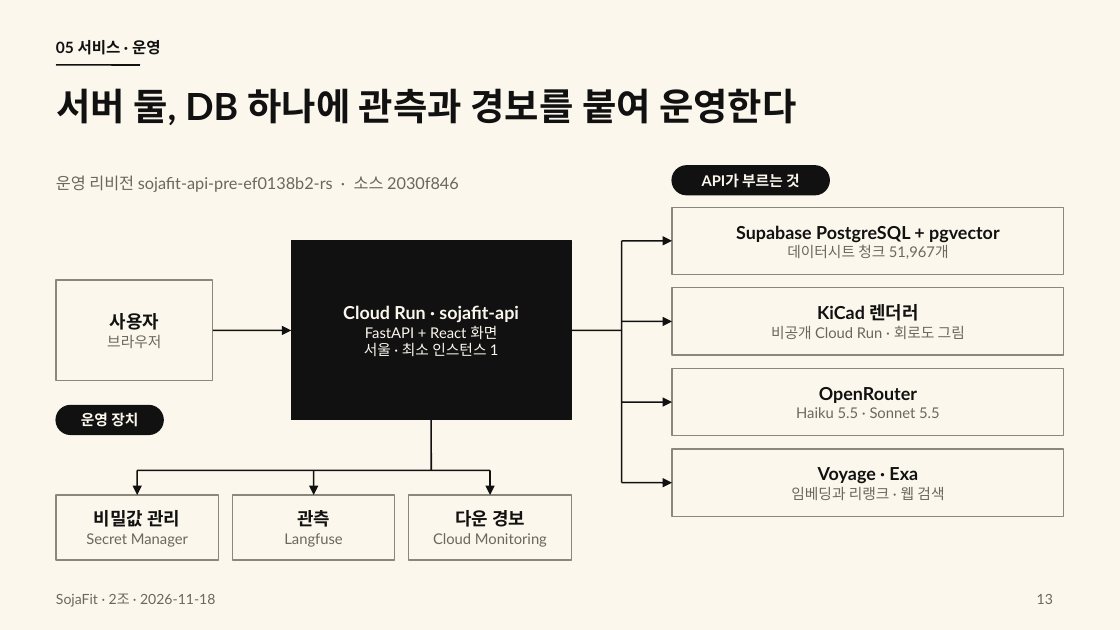
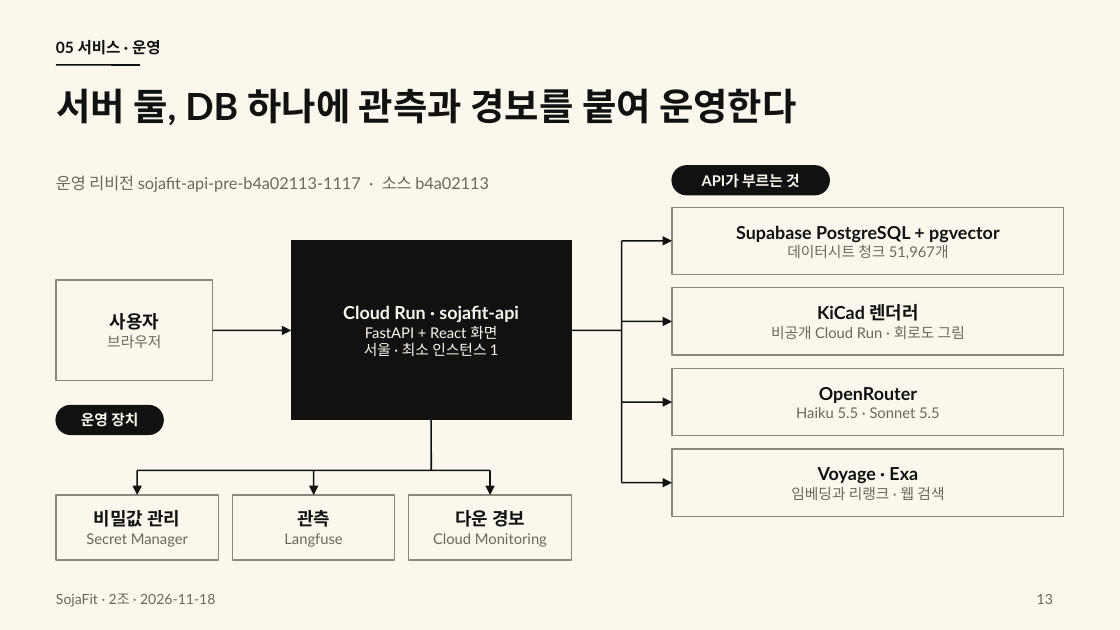
Before and after one commit to HJU5022/SojaFit, a slide deck: slide 13 of docs/deliverables/presentation/sojafit-final-2026-11-18.pptx. Drawn at 1120x630 pixels with LibreOffice and Linux fonts; fonts in the diff are those of the drawing. Boxes give left, top, right and bottom in pixels: in the first picture for what was removed or moved away, otherwise in the second. Text is boxed around its words. In the diff, an @@ line names an element or a change of style, - is before the commit and + after.

Commit message:
docs: 운영 리비전을 sojafit-api-pre-b4a02113-1117(랜딩 그림 4장)로 바꾼 기록과 덱 13장 리비전

```diff
--- a/docs/deliverables/presentation/sojafit-final-2026-11-18.pptx
+++ b/docs/deliverables/presentation/sojafit-final-2026-11-18.pptx
@@ text at <box>56,175,489,192</box>: text changed @@
-운영 리비전 sojafit-api-pre-ef0138b2-rs · 소스 2030f846
+운영 리비전 sojafit-api-pre-b4a02113-1117 · 소스 b4a02113
```
Also in this commit, not shown: 5 other files.
